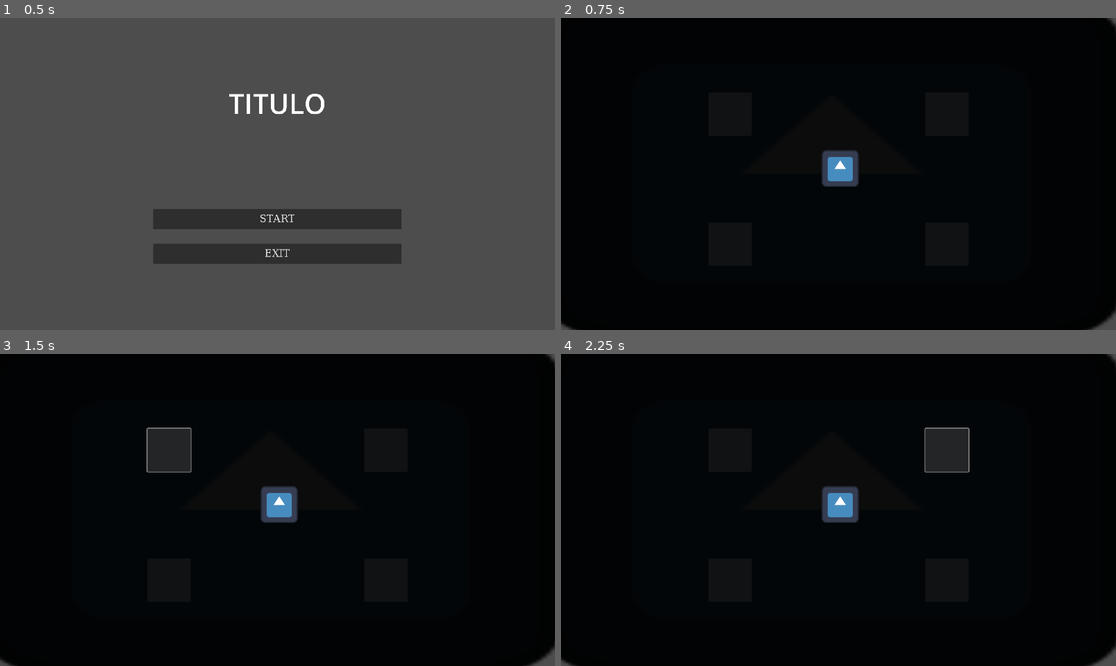
Above: before the commit, frames 1-4 (two rows, left to right).
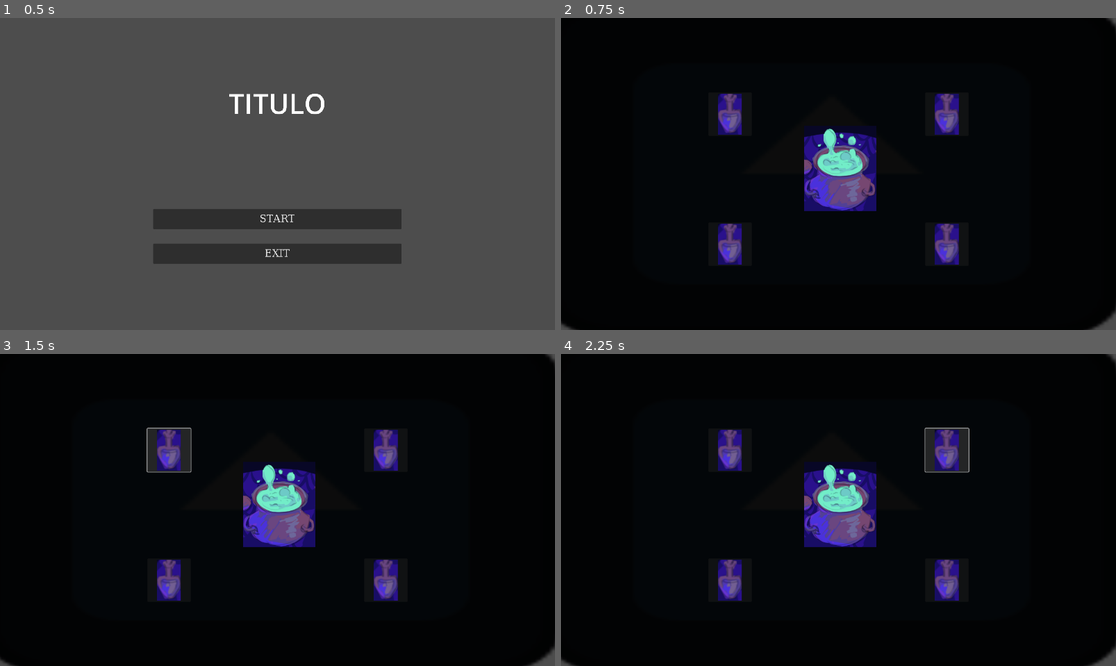
Above: after the commit, the same moments.

Repository: Flockyware/LGJ2025_team3
Game: Godot game, scene res://scenes/start_menu.tscn
Same seed, same stepped clock (60 frames per second), same inputs: the game is played once before the commit and once after it. The engine's default icon, where the game draws it, is replaced by a stand-in: a white triangle on a blue panel in a dark square.
Inputs (mouse positions are in pixels of both pictures, inside the frame that each line leads up to):
- Up to frame 1 (0.5 s): no input
- Up to frame 2 (0.75 s): click "START" at 0.5 s
- Up to frame 3 (1.5 s): click (166, 450) at 1.25 s
- Up to frame 4 (2.25 s): click (949, 450) at 2 s

Frame 1 is identical in both runs. In frame 2, 5.8% of the frame differs, in the area x 28-72%, y 24-80%; in frame 3, 5.8%; in frame 4, 5.8%.

Commit message:
placeholder de caldero

Diff:
--- a/scenes/cauldron.tscn
+++ b/scenes/cauldron.tscn
@@ -1,10 +1,15 @@
-[gd_scene load_steps=3 format=3 uid="uid://cns602t8rqrrf"]
+[gd_scene load_steps=5 format=3 uid="uid://csn6sioejh27i"]
 
 [ext_resource type="Texture2D" uid="uid://ca4wh7ryvc8v4" path="res://icon.svg" id="1_oqi4o"]
+[ext_resource type="Texture2D" uid="uid://b6orkp11ngly3" path="res://assets/caldero.png" id="2_chyaa"]
+[ext_resource type="Texture2D" uid="uid://bgkck0tg0bcec" path="res://assets/materialEjemplo.png" id="2_dsm4x"]
 
 [sub_resource type="SpriteFrames" id="SpriteFrames_flfaj"]
 animations = [{
 "frames": [{
+"duration": 1.0,
+"texture": ExtResource("2_chyaa")
+}, {
 "duration": 1.0,
 "texture": ExtResource("1_oqi4o")
 }],
@@ -58,11 +63,17 @@
 [node name="Button_A" type="Button" parent="CanvasLayer/Control/VBoxContainer/buttons_container_up"]
 custom_minimum_size = Vector2(150, 150)
 layout_mode = 2
+icon = ExtResource("2_dsm4x")
+icon_alignment = 1
+expand_icon = true
 
 [node name="Button_B" type="Button" parent="CanvasLayer/Control/VBoxContainer/buttons_container_up"]
 custom_minimum_size = Vector2(150, 150)
 layout_mode = 2
 size_flags_horizontal = 8
+icon = ExtResource("2_dsm4x")
+icon_alignment = 1
+expand_icon = true
 
 [node name="buttons_container_down" type="HBoxContainer" parent="CanvasLayer/Control/VBoxContainer"]
 layout_mode = 2
@@ -72,8 +83,14 @@
 [node name="Button_C" type="Button" parent="CanvasLayer/Control/VBoxContainer/buttons_container_down"]
 custom_minimum_size = Vector2(150, 150)
 layout_mode = 2
+icon = ExtResource("2_dsm4x")
+icon_alignment = 1
+expand_icon = true
 
 [node name="Button_D" type="Button" parent="CanvasLayer/Control/VBoxContainer/buttons_container_down"]
 custom_minimum_size = Vector2(150, 150)
 layout_mode = 2
 size_flags_horizontal = 8
+icon = ExtResource("2_dsm4x")
+icon_alignment = 1
+expand_icon = true
Binary file added: assets/caldero.png
Not shown, added: assets/caldero.png.import
Binary file added: assets/materialEjemplo.png
Not shown, added: assets/materialEjemplo.png.import
Not shown: 1 places in scenes/game.tscn that only renumber resources
